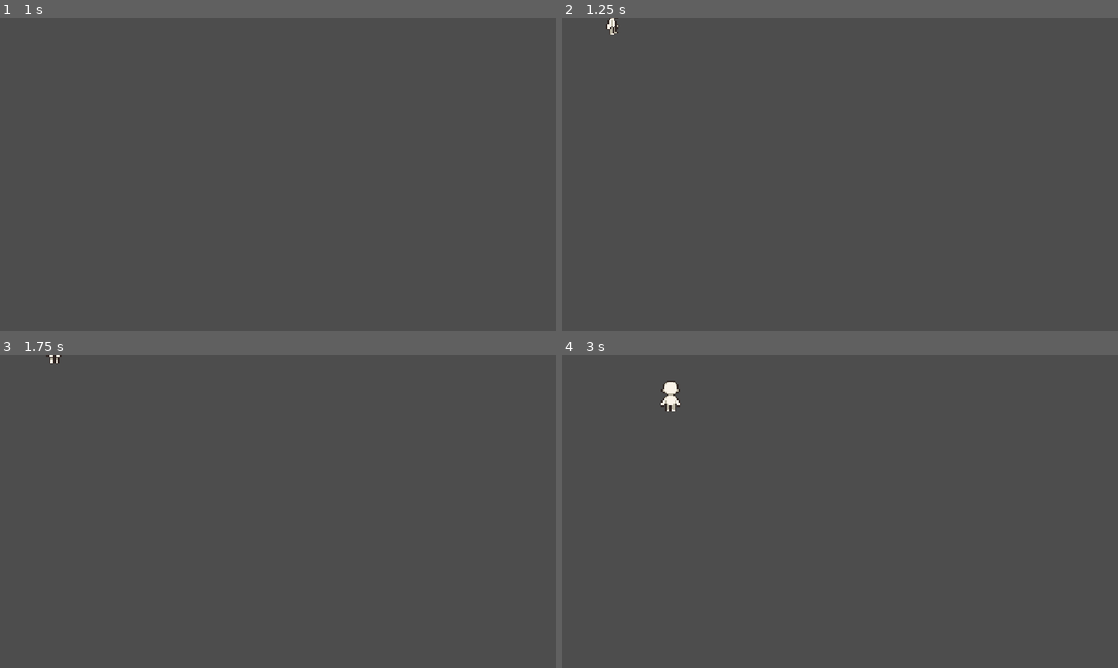
Above: before the commit, frames 1-4 (two rows, left to right).
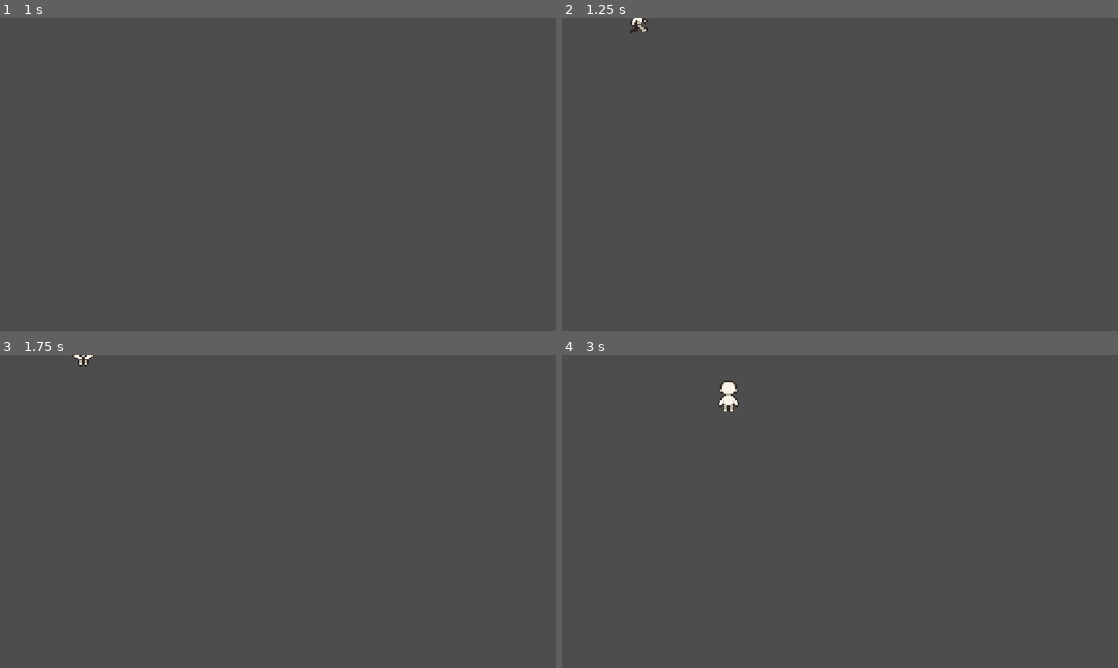
Above: after the commit, the same moments.

Repository: iMnth4sK/Day-by-Day
Game: Godot game, scene res://Scenes/principal.tscn
Two runs of this game, one before a commit and one after it. Both use one fixed random seed, a clock stepped at 60 frames per second and the inputs below.
Inputs:
- Up to frame 1 (1 s): tap Enter (ui_accept) at 0.5, 0.77 s; hold D (move_right) from 0.53 s (still down); hold Shift from 0.53 s (still down)
- Up to frame 2 (1.25 s): keep holding D (move_right); keep holding Shift
- Up to frame 3 (1.75 s): release D (move_right) at 1.28 s; release Shift at 1.28 s; hold S (move_down) from 1.28 s (still down); tap Shift at 1.35 s; tap Enter (ui_accept) at 1.52 s
- Up to frame 4 (3 s): release S (move_down) at 2.03 s; hold D (move_right) 2.03-2.78 s; hold Shift 2.03-2.78 s; hold W (move_up) from 2.78 s (still down); tap Shift at 2.85 s

Frame 1 is identical in both runs. In frame 2, 0.2% of the frame differs, in the area x 7-16%, y 0-6%; in frame 3, 0.1%; in frame 4, 0.5%, in the area x 17-32%, y 8-18%.

Commit message:
adicionei a mecanica run

Diff:
--- a/Scenes/player.tscn
+++ b/Scenes/player.tscn
@@ -4,6 +4,7 @@
 [ext_resource type="Texture2D" uid="uid://cg5c4tufuimtu" path="res://Art/16x32/16x32 Idle-Sheet.png" id="2_cvnsp"]
 [ext_resource type="Texture2D" uid="uid://dvefvcrehj4p3" path="res://Art/16x32/16x32 Walk-Sheet.png" id="3_6t5aa"]
 [ext_resource type="Texture2D" uid="uid://ba0l7vi2bf51m" path="res://Art/16x32/16x32 Jump-Sheet.png" id="3_vgqql"]
+[ext_resource type="Texture2D" uid="uid://c0eax2gev7l0t" path="res://Art/16x32/16x32 Run-Sheet.png" id="4_fkybt"]
 
 [sub_resource type="CapsuleShape2D" id="CapsuleShape2D_cvnsp"]
 radius = 17.0
@@ -297,6 +298,198 @@
 atlas = ExtResource("3_vgqql")
 region = Rect2(64, 0, 16, 32)
 
+[sub_resource type="AtlasTexture" id="AtlasTexture_pgf6i"]
+atlas = ExtResource("4_fkybt")
+region = Rect2(0, 64, 16, 32)
+
+[sub_resource type="AtlasTexture" id="AtlasTexture_bvt37"]
+atlas = ExtResource("4_fkybt")
+region = Rect2(16, 64, 16, 32)
+
+[sub_resource type="AtlasTexture" id="AtlasTexture_kt3hj"]
+atlas = ExtResource("4_fkybt")
+region = Rect2(32, 64, 16, 32)
+
+[sub_resource type="AtlasTexture" id="AtlasTexture_2jrev"]
+atlas = ExtResource("4_fkybt")
+region = Rect2(48, 64, 16, 32)
+
+[sub_resource type="AtlasTexture" id="AtlasTexture_5j7nw"]
+atlas = ExtResource("4_fkybt")
+region = Rect2(64, 64, 16, 32)
+
+[sub_resource type="AtlasTexture" id="AtlasTexture_mrkcr"]
+atlas = ExtResource("4_fkybt")
+region = Rect2(80, 64, 16, 32)
+
+[sub_resource type="AtlasTexture" id="AtlasTexture_sg72k"]
+atlas = ExtResource("4_fkybt")
+region = Rect2(0, 32, 16, 32)
+
+[sub_resource type="AtlasTexture" id="AtlasTexture_fjjiw"]
+atlas = ExtResource("4_fkybt")
+region = Rect2(16, 32, 16, 32)
+
+[sub_resource type="AtlasTexture" id="AtlasTexture_24pht"]
+atlas = ExtResource("4_fkybt")
+region = Rect2(32, 32, 16, 32)
+
+[sub_resource type="AtlasTexture" id="AtlasTexture_lvpu8"]
+atlas = ExtResource("4_fkybt")
+region = Rect2(48, 32, 16, 32)
+
+[sub_resource type="AtlasTexture" id="AtlasTexture_iw8ov"]
+atlas = ExtResource("4_fkybt")
+region = Rect2(64, 32, 16, 32)
+
+[sub_resource type="AtlasTexture" id="AtlasTexture_s5ecd"]
+atlas = ExtResource("4_fkybt")
+region = Rect2(80, 32, 16, 32)
+
+[sub_resource type="AtlasTexture" id="AtlasTexture_6ccf0"]
+atlas = ExtResource("4_fkybt")
+region = Rect2(0, 96, 16, 32)
+
+[sub_resource type="AtlasTexture" id="AtlasTexture_uh6ff"]
+atlas = ExtResource("4_fkybt")
+region = Rect2(16, 96, 16, 32)
+
+[sub_resource type="AtlasTexture" id="AtlasTexture_ihrpn"]
+atlas = ExtResource("4_fkybt")
+region = Rect2(32, 96, 16, 32)
+
+[sub_resource type="AtlasTexture" id="AtlasTexture_4rjh6"]
+atlas = ExtResource("4_fkybt")
+region = Rect2(48, 96, 16, 32)
+
+[sub_resource type="AtlasTexture" id="AtlasTexture_cq7w1"]
+atlas = ExtResource("4_fkybt")
+region = Rect2(64, 96, 16, 32)
+
+[sub_resource type="AtlasTexture" id="AtlasTexture_ho16k"]
+atlas = ExtResource("4_fkybt")
+region = Rect2(80, 96, 16, 32)
+
+[sub_resource type="AtlasTexture" id="AtlasTexture_78kn1"]
+atlas = ExtResource("4_fkybt")
+region = Rect2(0, 64, 16, 32)
+
+[sub_resource type="AtlasTexture" id="AtlasTexture_nwtn4"]
+atlas = ExtResource("4_fkybt")
+region = Rect2(16, 64, 16, 32)
+
+[sub_resource type="AtlasTexture" id="AtlasTexture_hl8o5"]
+atlas = ExtResource("4_fkybt")
+region = Rect2(32, 64, 16, 32)
+
+[sub_resource type="AtlasTexture" id="AtlasTexture_v8gx6"]
+atlas = ExtResource("4_fkybt")
+region = Rect2(48, 64, 16, 32)
+
+[sub_resource type="AtlasTexture" id="AtlasTexture_vlr8u"]
+atlas = ExtResource("4_fkybt")
+region = Rect2(64, 64, 16, 32)
+
+[sub_resource type="AtlasTexture" id="AtlasTexture_fip0x"]
+atlas = ExtResource("4_fkybt")
+region = Rect2(80, 64, 16, 32)
+
+[sub_resource type="AtlasTexture" id="AtlasTexture_o712r"]
+atlas = ExtResource("4_fkybt")
+region = Rect2(0, 32, 16, 32)
+
+[sub_resource type="AtlasTexture" id="AtlasTexture_hfnjl"]
+atlas = ExtResource("4_fkybt")
+region = Rect2(16, 32, 16, 32)
+
+[sub_resource type="AtlasTexture" id="AtlasTexture_uxqhi"]
+atlas = ExtResource("4_fkybt")
+region = Rect2(32, 32, 16, 32)
+
+[sub_resource type="AtlasTexture" id="AtlasTexture_vbb78"]
+atlas = ExtResource("4_fkybt")
+region = Rect2(48, 32, 16, 32)
+
+[sub_resource type="AtlasTexture" id="AtlasTexture_7anab"]
+atlas = ExtResource("4_fkybt")
+region = Rect2(64, 32, 16, 32)
+
+[sub_resource type="AtlasTexture" id="AtlasTexture_q7v0o"]
+atlas = ExtResource("4_fkybt")
+region = Rect2(80, 32, 16, 32)
+
+[sub_resource type="AtlasTexture" id="AtlasTexture_gc6xv"]
+atlas = ExtResource("4_fkybt")
+region = Rect2(0, 96, 16, 32)
+
+[sub_resource type="AtlasTexture" id="AtlasTexture_473p5"]
+atlas = ExtResource("4_fkybt")
+region = Rect2(16, 96, 16, 32)
+
+[sub_resource type="AtlasTexture" id="AtlasTexture_yj2ec"]
+atlas = ExtResource("4_fkybt")
+region = Rect2(32, 96, 16, 32)
+
+[sub_resource type="AtlasTexture" id="AtlasTexture_a1mwt"]
+atlas = ExtResource("4_fkybt")
+region = Rect2(48, 96, 16, 32)
+
+[sub_resource type="AtlasTexture" id="AtlasTexture_7rvty"]
+atlas = ExtResource("4_fkybt")
+region = Rect2(64, 96, 16, 32)
+
+[sub_resource type="AtlasTexture" id="AtlasTexture_npbv3"]
+atlas = ExtResource("4_fkybt")
+region = Rect2(80, 96, 16, 32)
+
+[sub_resource type="AtlasTexture" id="AtlasTexture_4tc2f"]
+atlas = ExtResource("4_fkybt")
+region = Rect2(0, 0, 16, 32)
+
+[sub_resource type="AtlasTexture" id="AtlasTexture_u5w1p"]
+atlas = ExtResource("4_fkybt")
+region = Rect2(16, 0, 16, 32)
+
+[sub_resource type="AtlasTexture" id="AtlasTexture_fnpki"]
+atlas = ExtResource("4_fkybt")
+region = Rect2(32, 0, 16, 32)
+
+[sub_resource type="AtlasTexture" id="AtlasTexture_14ki3"]
+atlas = ExtResource("4_fkybt")
+region = Rect2(48, 0, 16, 32)
+
+[sub_resource type="AtlasTexture" id="AtlasTexture_uvwc7"]
+atlas = ExtResource("4_fkybt")
+region = Rect2(64, 0, 16, 32)
+
+[sub_resource type="AtlasTexture" id="AtlasTexture_t1r1w"]
+atlas = ExtResource("4_fkybt")
+region = Rect2(80, 0, 16, 32)
+
+[sub_resource type="AtlasTexture" id="AtlasTexture_s3u64"]
+atlas = ExtResource("4_fkybt")
+region = Rect2(0, 128, 16, 32)
+
+[sub_resource type="AtlasTexture" id="AtlasTexture_0cppb"]
+atlas = ExtResource("4_fkybt")
+region = Rect2(16, 128, 16, 32)
+
+[sub_resource type="AtlasTexture" id="AtlasTexture_s2qaf"]
+atlas = ExtResource("4_fkybt")
+region = Rect2(32, 128, 16, 32)
+
+[sub_resource type="AtlasTexture" id="AtlasTexture_jr4hp"]
+atlas = ExtResource("4_fkybt")
+region = Rect2(48, 128, 16, 32)
+
+[sub_resource type="AtlasTexture" id="AtlasTexture_8h4oy"]
+atlas = ExtResource("4_fkybt")
+region = Rect2(64, 128, 16, 32)
+
+[sub_resource type="AtlasTexture" id="AtlasTexture_x8yfv"]
+atlas = ExtResource("4_fkybt")
+region = Rect2(80, 128, 16, 32)
+
 [sub_resource type="AtlasTexture" id="AtlasTexture_wpjfl"]
 atlas = ExtResource("3_6t5aa")
 region = Rect2(0, 64, 16, 32)
@@ -721,6 +914,190 @@
 }],
 "loop": true,
 "name": &"jump_idle",
+"speed": 5.0
+}, {
+"frames": [{
+"duration": 1.0,
+"texture": SubResource("AtlasTexture_pgf6i")
+}, {
+"duration": 1.0,
+"texture": SubResource("AtlasTexture_bvt37")
+}, {
+"duration": 1.0,
+"texture": SubResource("AtlasTexture_kt3hj")
+}, {
+"duration": 1.0,
+"texture": SubResource("AtlasTexture_2jrev")
+}, {
+"duration": 1.0,
+"texture": SubResource("AtlasTexture_5j7nw")
+}, {
+"duration": 1.0,
+"texture": SubResource("AtlasTexture_mrkcr")
+}],
+"loop": true,
+"name": &"run_a",
+"speed": 5.0
+}, {
+"frames": [{
+"duration": 1.0,
+"texture": SubResource("AtlasTexture_sg72k")
+}, {
+"duration": 1.0,
+"texture": SubResource("AtlasTexture_fjjiw")
+}, {
+"duration": 1.0,
+"texture": SubResource("AtlasTexture_24pht")
+}, {
+"duration": 1.0,
+"texture": SubResource("AtlasTexture_lvpu8")
+}, {
+"duration": 1.0,
+"texture": SubResource("AtlasTexture_iw8ov")
+}, {
+"duration": 1.0,
+"texture": SubResource("AtlasTexture_s5ecd")
+}],
+"loop": true,
+"name": &"run_a+s",
+"speed": 5.0
+}, {
+"frames": [{
+"duration": 1.0,
+"texture": SubResource("AtlasTexture_6ccf0")
+}, {
+"duration": 1.0,
+"texture": SubResource("AtlasTexture_uh6ff")
+}, {
+"duration": 1.0,
+"texture": SubResource("AtlasTexture_ihrpn")
+}, {
+"duration": 1.0,
+"texture": SubResource("AtlasTexture_4rjh6")
+}, {
+"duration": 1.0,
+"texture": SubResource("AtlasTexture_cq7w1")
+}, {
+"duration": 1.0,
+"texture": SubResource("AtlasTexture_ho16k")
+}],
+"loop": true,
+"name": &"run_a+w",
+"speed": 5.0
+}, {
+"frames": [{
+"duration": 1.0,
+"texture": SubResource("AtlasTexture_78kn1")
+}, {
+"duration": 1.0,
+"texture": SubResource("AtlasTexture_nwtn4")
+}, {
+"duration": 1.0,
+"texture": SubResource("AtlasTexture_hl8o5")
+}, {
+"duration": 1.0,
+"texture": SubResource("AtlasTexture_v8gx6")
+}, {
+"duration": 1.0,
+"texture": SubResource("AtlasTexture_vlr8u")
+}, {
+"duration": 1.0,
+"texture": SubResource("AtlasTexture_fip0x")
+}],
+"loop": true,
+"name": &"run_d",
+"speed": 5.0
+}, {
+"frames": [{
+"duration": 1.0,
+"texture": SubResource("AtlasTexture_o712r")
+}, {
+"duration": 1.0,
+"texture": SubResource("AtlasTexture_hfnjl")
+}, {
+"duration": 1.0,
+"texture": SubResource("AtlasTexture_uxqhi")
+}, {
+"duration": 1.0,
+"texture": SubResource("AtlasTexture_vbb78")
+}, {
+"duration": 1.0,
+"texture": SubResource("AtlasTexture_7anab")
+}, {
+"duration": 1.0,
+"texture": SubResource("AtlasTexture_q7v0o")
+}],
+"loop": true,
+"name": &"run_d+s",
+"speed": 5.0
+}, {
+"frames": [{
+"duration": 1.0,
+"texture": SubResource("AtlasTexture_gc6xv")
+}, {
+"duration": 1.0,
+"texture": SubResource("AtlasTexture_473p5")
+}, {
+"duration": 1.0,
+"texture": SubResource("AtlasTexture_yj2ec")
+}, {
+"duration": 1.0,
+"texture": SubResource("AtlasTexture_a1mwt")
+}, {
+"duration": 1.0,
+"texture": SubResource("AtlasTexture_7rvty")
+}, {
+"duration": 1.0,
+"texture": SubResource("AtlasTexture_npbv3")
+}],
+"loop": true,
+"name": &"run_d+w",
+"speed": 5.0
+}, {
+"frames": [{
+"duration": 1.0,
+"texture": SubResource("AtlasTexture_4tc2f")
+}, {
+"duration": 1.0,
+"texture": SubResource("AtlasTexture_u5w1p")
+}, {
+"duration": 1.0,
+"texture": SubResource("AtlasTexture_fnpki")
+}, {
+"duration": 1.0,
+"texture": SubResource("AtlasTexture_14ki3")
+}, {
+"duration": 1.0,
+"texture": SubResource("AtlasTexture_uvwc7")
+}, {
+"duration": 1.0,
+"texture": SubResource("AtlasTexture_t1r1w")
+}],
+"loop": true,
+"name": &"run_s",
+"speed": 5.0
+}, {
+"frames": [{
+"duration": 1.0,
+"texture": SubResource("AtlasTexture_s3u64")
+}, {
+"duration": 1.0,
+"texture": SubResource("AtlasTexture_0cppb")
+}, {
+"duration": 1.0,
+"texture": SubResource("AtlasTexture_s2qaf")
+}, {
+"duration": 1.0,
+"texture": SubResource("AtlasTexture_jr4hp")
+}, {
+"duration": 1.0,
+"texture": SubResource("AtlasTexture_8h4oy")
+}, {
+"duration": 1.0,
+"texture": SubResource("AtlasTexture_x8yfv")
+}],
+"loop": true,
+"name": &"run_w",
 "speed": 5.0
 }, {
 "frames": [{
@@ -870,6 +1247,5 @@
 position = Vector2(0, -4)
 scale = Vector2(1.7926407, 1.6353514)
 sprite_frames = SubResource("SpriteFrames_3smsa")
-animation = &"jump_a+s"
+animation = &"run_a+s"
 autoplay = "idle"
-frame_progress = 0.11705596
--- a/Scripts/player.gd
+++ b/Scripts/player.gd
@@ -1,10 +1,13 @@
 extends CharacterBody2D
 
+# --- VARIÁVEIS DE CONFIGURAÇÃO ---
 @export var speed: float = 150.0
+@export var run_speed: float = 230.0
 @export var jump_force: float = -350.0
 @export var gravity: float = 1200.0
 @export var jump_anim_speed: float = 2.0
 
+# --- VARIÁVEIS DE CONTROLE ---
 var z_axis: float = 0.0
 var z_velocity: float = 0.0
 var is_jumping: bool = false
@@ -17,23 +20,28 @@
 	sprite_base_y = anim.position.y
 
 func _physics_process(delta):
-	# 1. Movimentação Física
+	# 1. MOVIMENTAÇÃO FÍSICA
 	var input_dir = Input.get_vector("move_left", "move_right", "move_up", "move_down")
-	velocity = input_dir * speed
+
+	# Detecta se o Shift está pressionado (Teclado)
+	var is_running = (Input.is_key_pressed(KEY_SHIFT)) and input_dir != Vector2.ZERO
+
+	var current_speed = run_speed if is_running else speed
+	velocity = input_dir * current_speed
 	move_and_slide()
 
-	# 2. Atualizar Direção (Zona morta de 0.6 para estabilidade)
+	# 2. ATUALIZAR DIREÇÃO (Zona morta de 0.6 para estabilizar o Idle diagonal)
 	if input_dir.length() > 0.6:
 		last_direction = _get_direction_string(input_dir)
 		_update_flip()
 
-	# 3. Processar Animação
-	_play_smart_animation(input_dir)
+	# 3. PROCESSAR ANIMAÇÃO
+	_play_smart_animation(input_dir, is_running)
 
-	# 4. Sistema de Pulo
+	# 4. SISTEMA DE PULO
 	_handle_jump(delta)
 
-# Função para converter o vetor em texto
+# Converte o movimento em texto para facilitar o match de animações
 func _get_direction_string(dir: Vector2) -> String:
 	if dir.x < -0.3 and dir.y < -0.3: return "up_left"
 	if dir.x > 0.3 and dir.y < -0.3:  return "up_right"
@@ -45,16 +53,17 @@
 	if dir.y > 0.3:  return "down"
 	return last_direction
 
+# Gerencia o espelhamento do sprite
 func _update_flip():
-	# Só espelhamos se a direção for para a direita (D)
-	if "right" in last_direction: anim.flip_h = true
-	else: anim.flip_h = false
+	if "right" in last_direction:
+		anim.flip_h = true
+	else:
+		anim.flip_h = false
 
-func _play_smart_animation(input_dir: Vector2):
-	var state = ""
-
+# Gerencia qual animação tocar e em qual velocidade
+func _play_smart_animation(input_dir: Vector2, is_running: bool):
 	if is_jumping:
-		# --- LÓGICA DE PULO (DINÂMICA) ---
+		anim.speed_scale = 1.0 # Velocidade normal para o pulo
 		match last_direction:
 			"up_left":    anim.play("jump_a+w", jump_anim_speed)
 			"up_right":   anim.play("jump_d+w", jump_anim_speed)
@@ -65,19 +74,42 @@
 			"right":      anim.play("jump_d", jump_anim_speed)
 			"down":       anim.play("jump_idle", jump_anim_speed)
 	else:
-		# --- LÓGICA DE CHÃO (WALK/IDLE) ---
-		anim.speed_scale = 1.0
-		state = "walk" if input_dir.length() > 0.1 else "idle"
+		var state = "idle"
 
+		if input_dir.length() > 0.1:
+			if is_running:
+				state = "run"
+				anim.speed_scale = 1.7 # Acelera a animação de corrida
+			else:
+				state = "walk"
+				anim.speed_scale = 1.0 # Velocidade normal de caminhada
+		else:
+			state = "idle"
+			anim.speed_scale = 1.0
+
+		# Seleção da animação por direção
 		match last_direction:
 			"up_left":    anim.play(state + "_a+w")
 			"up_right":   anim.play(state + "_d+w")
 			"down_left":  anim.play(state + "_a+s")
 			"down_right": anim.play(state + "_d+s")
-			"up":         anim.play(state + "_back" if state == "idle" else "walk_w")
-			"down":       anim.play(state if state == "idle" else "walk_s")
-			"left", "right": anim.play(state + "_left" if state == "idle" else "walk_a")
+			"up":
+				if state == "idle": anim.play("idle_back")
+				elif state == "run": anim.play("run_w")
+				else: anim.play("walk_w")
+			"down":
+				if state == "idle": anim.play("idle")
+				elif state == "run": anim.play("run_s")
+				else: anim.play("walk_s")
+			"left", "right":
+				if state == "idle":
+					anim.play("idle_left" if "left" in last_direction else "idle_right")
+				elif state == "run":
+					anim.play("run_a" if "left" in last_direction else "run_d")
+				else:
+					anim.play("walk_a")
 
+# Gerencia a física do pulo (Eixo Z falso)
 func _handle_jump(delta):
 	if Input.is_action_just_pressed("ui_accept") and not is_jumping:
 		is_jumping = true
--- a/project.godot
+++ b/project.godot
@@ -50,6 +50,11 @@
 , Object(InputEventKey,"resource_local_to_scene":false,"resource_name":"","device":-1,"window_id":0,"alt_pressed":false …(186 unchanged characters)…
 ]
 }
+shift={
+"deadzone": 0.2,
+"events": [Object(InputEventKey,"resource_local_to_scene":false,"resource_name":"","device":-1,"window_id":0,"alt_pressed":false,"shift_pressed":false,"ctrl_pressed":false,"meta_pressed":false,"pressed":false,"keycode":0,"physical_keycode":4194325,"key_label":0,"unicode":0,"location":0,"echo":false,"script":null)
+]
+}
 
 [physics]
 
